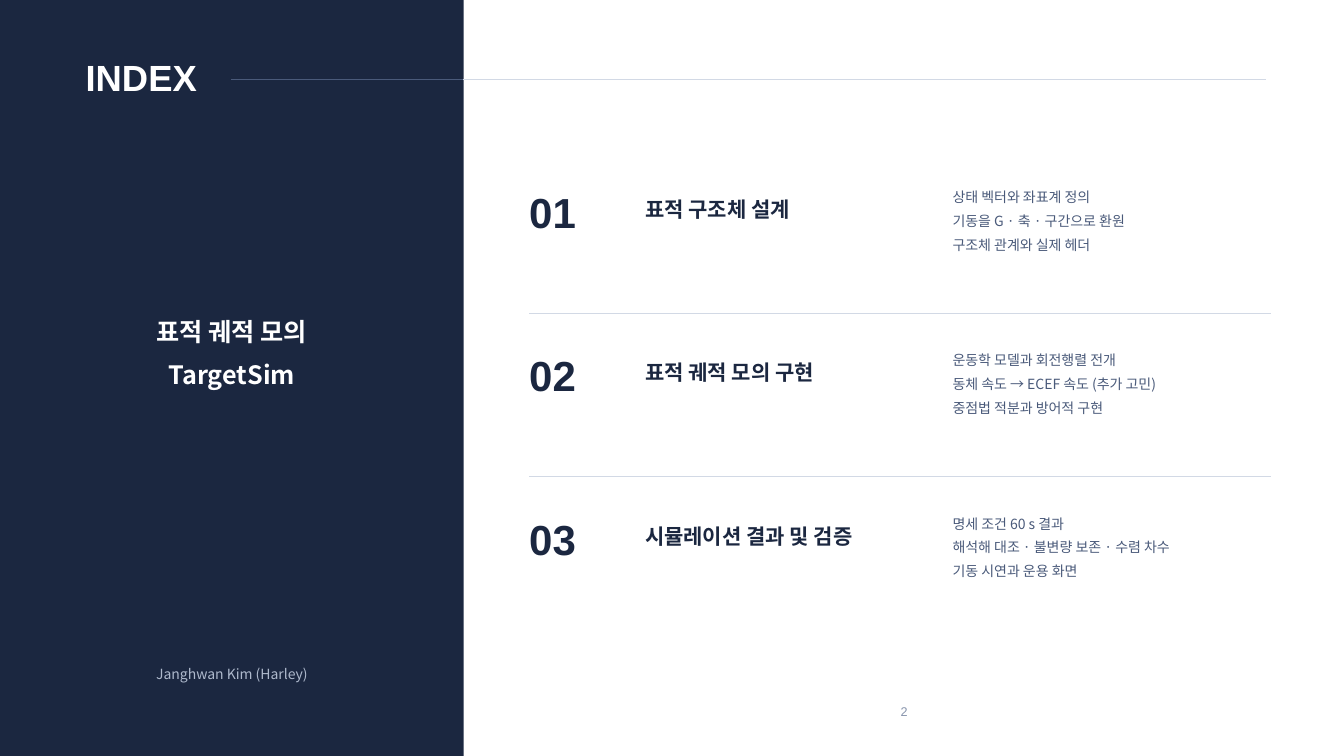
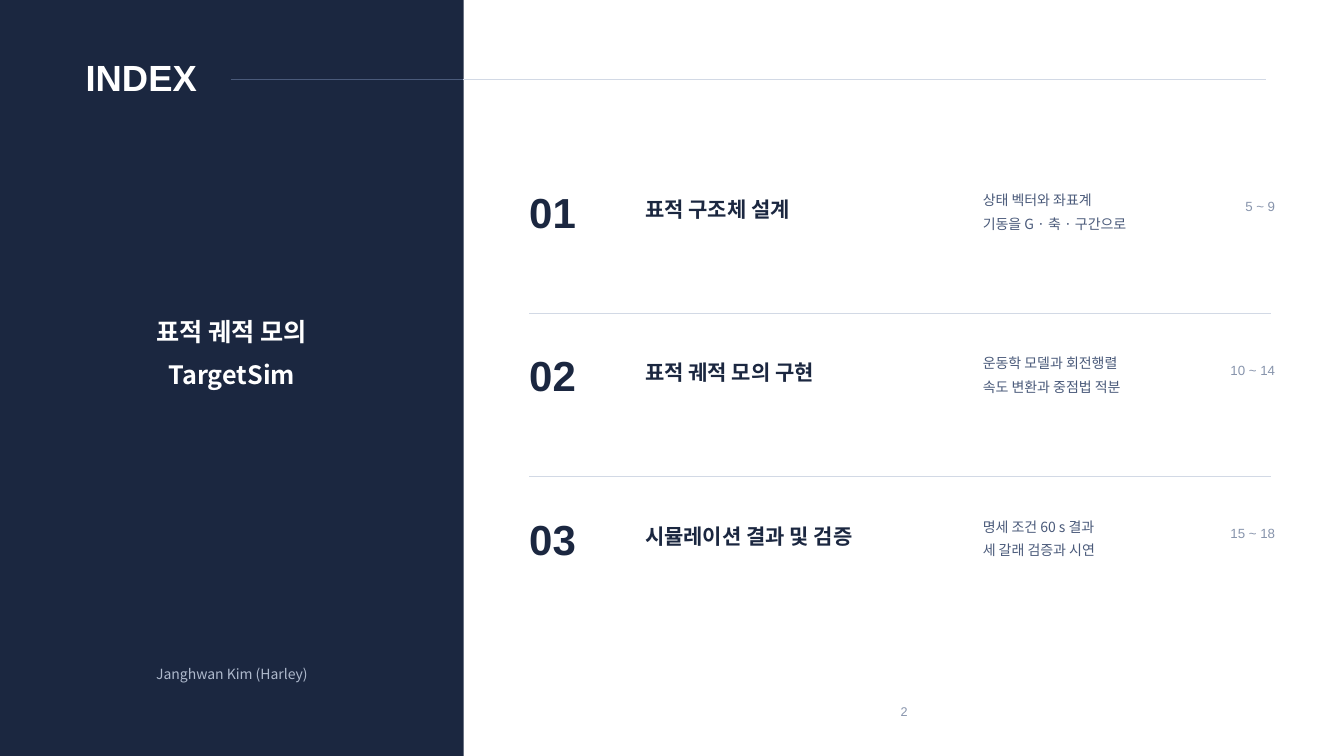
Before and after one commit to harley-hwan/radar-sw-study, a slide deck: slide 2 of Part3_TargetSim/ref/산출물/Chapter3_TargetSim.pptx. Drawn at 1344x756 pixels with LibreOffice and Linux fonts; fonts in the diff are those of the drawing. Boxes give left, top, right and bottom in pixels: in the first picture for what was removed or moved away, otherwise in the second. Text is boxed around its words. In the diff, an @@ line names an element or a change of style, - is before the commit and + after.

```diff
--- a/Part3_TargetSim/ref/산출물/Chapter3_TargetSim.pptx
+++ b/Part3_TargetSim/ref/산출물/Chapter3_TargetSim.pptx
@@ text at <box>983,193,1126,230</box>: text changed @@
-상태 벡터와 좌표계 정의
-기동을 G · 축 · 구간으로 환원
-구조체 관계와 실제 헤더
+상태 벡터와 좌표계
+기동을 G · 축 · 구간으로
@@ text added at <box>1245,202,1275,211</box>, 9.5 pt, text #8794AC @@
+5 ~ 9
@@ text at <box>983,356,1121,393</box>: text changed @@
-운동학 모델과 회전행렬 전개
-동체 속도 → ECEF 속도 (추가 고민)
-중점법 적분과 방어적 구현
+운동학 모델과 회전행렬
+속도 변환과 중점법 적분
@@ text added at <box>1230,366,1275,375</box>, 9.5 pt, text #8794AC @@
+10 ~ 14
@@ text "명세 조건 60 s 결과": place and size @@
-text "명세 조건 60 s 결과" at <box>953,517,1170,577</box>
+text "명세 조건 60 s 결과" at <box>983,520,1095,556</box>
@@ text added at <box>1230,529,1275,538</box>, 9.5 pt, text #8794AC @@
+15 ~ 18
@@ text at <box>983,543,1095,556</box>: text changed @@
-해석해 대조 · 불변량 보존 · 수렴 차수
-기동 시연과 운용 화면
+세 갈래 검증과 시연
```
Also in this commit, not shown: 18 other slides changed, 15 slides removed, 28 other files.
